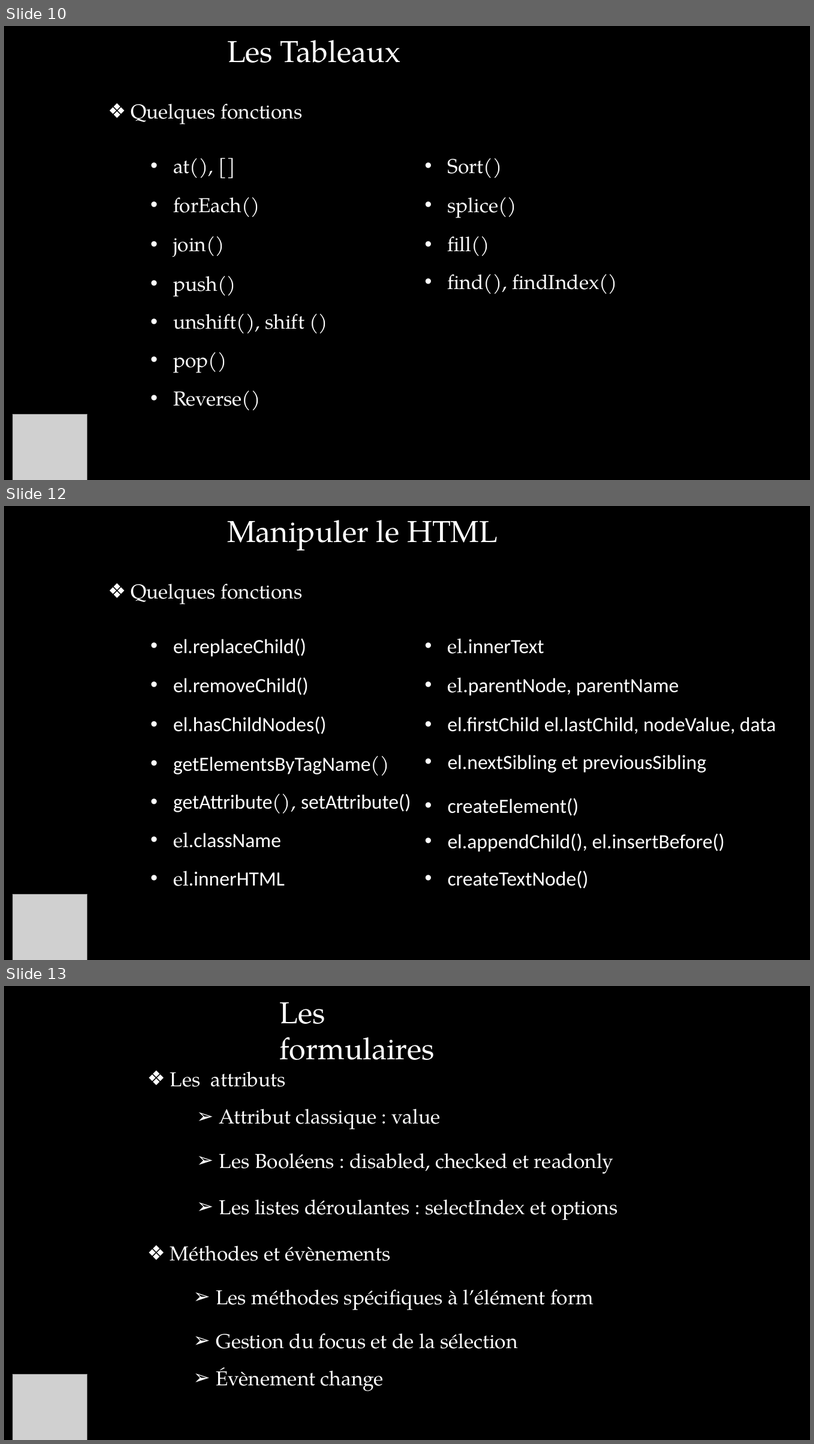
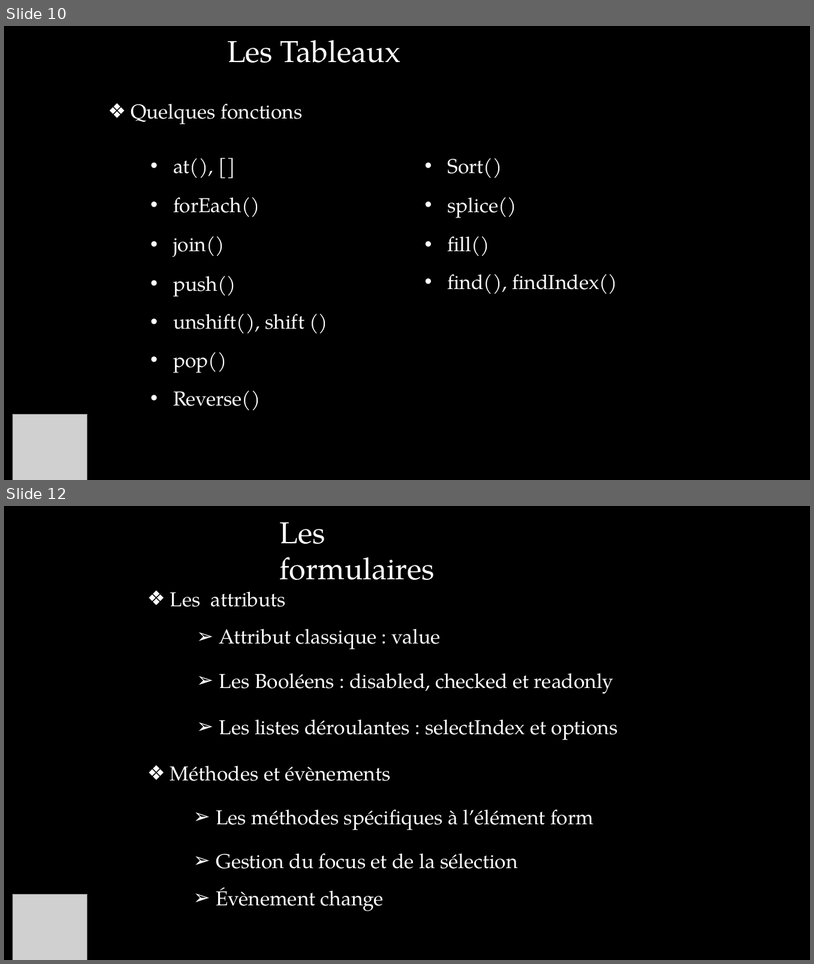
Before and after one commit to NiangPro/cohorte2, a slide deck: javascript.pptx. Shown one above the other, each under a label of ours: slides 10, 12 and 13 before the commit, slides 10 and 12 after it; the slides between them are not shown. The pictures are 814x1444 and 814x964 pixels, drawn with LibreOffice and Linux fonts; fonts in the diff are those of the drawing; grey boxes stand for pictures; background and template pictures are left out. Boxes give left, top, right and bottom in pixels: in the first picture for what was removed or moved away, otherwise in the second. Text is boxed around its words. In the diff, an @@ line names an element or a change of style, - is before the commit and + after.

```diff
--- a/javascript.pptx
+++ b/javascript.pptx
@@ slide 12 removed at bbox=[4, 506, 810, 960], background picture (left out) @@
@@ text removed at bbox=[227, 520, 498, 550] @@
-Manipuler le HTML
@@ text removed at bbox=[131, 583, 302, 604] @@
-❖ Quelques fonctions
@@ text removed at bbox=[173, 638, 306, 657] @@
-• el.replaceChild()
@@ text removed at bbox=[448, 638, 545, 654] @@
-• el.innerText
@@ text removed at bbox=[173, 677, 309, 695] @@
-• el.removeChild()
@@ text removed at bbox=[447, 677, 680, 696] @@
-• el.parentNode, parentName
@@ text removed at bbox=[173, 716, 327, 734] @@
-• el.hasChildNodes()
@@ text removed at bbox=[447, 717, 776, 733] @@
-• el.firstChild el.lastChild, nodeValue, data
@@ text removed at bbox=[173, 756, 389, 775] @@
-• getElementsByTagName()
@@ text removed at bbox=[448, 754, 707, 772] @@
-• el.nextSibling et previousSibling
@@ text removed at bbox=[173, 793, 411, 813] @@
-• getAttribute(), setAttribute()
@@ text removed at bbox=[448, 798, 579, 816] @@
-• createElement()
@@ text removed at bbox=[173, 832, 281, 847] @@
-• el.className
@@ text removed at bbox=[448, 833, 725, 852] @@
-• el.appendChild(), el.insertBefore()
@@ text removed at bbox=[173, 870, 285, 886] @@
-• el.innerHTML
@@ text removed at bbox=[448, 870, 589, 888] @@
-• createTextNode()
@@ picture removed at bbox=[13, 894, 87, 960] @@
@@ what was slide 13 is now slide 12 @@
```
Also in this commit, not shown: 1 slide changed, 5 other files.
